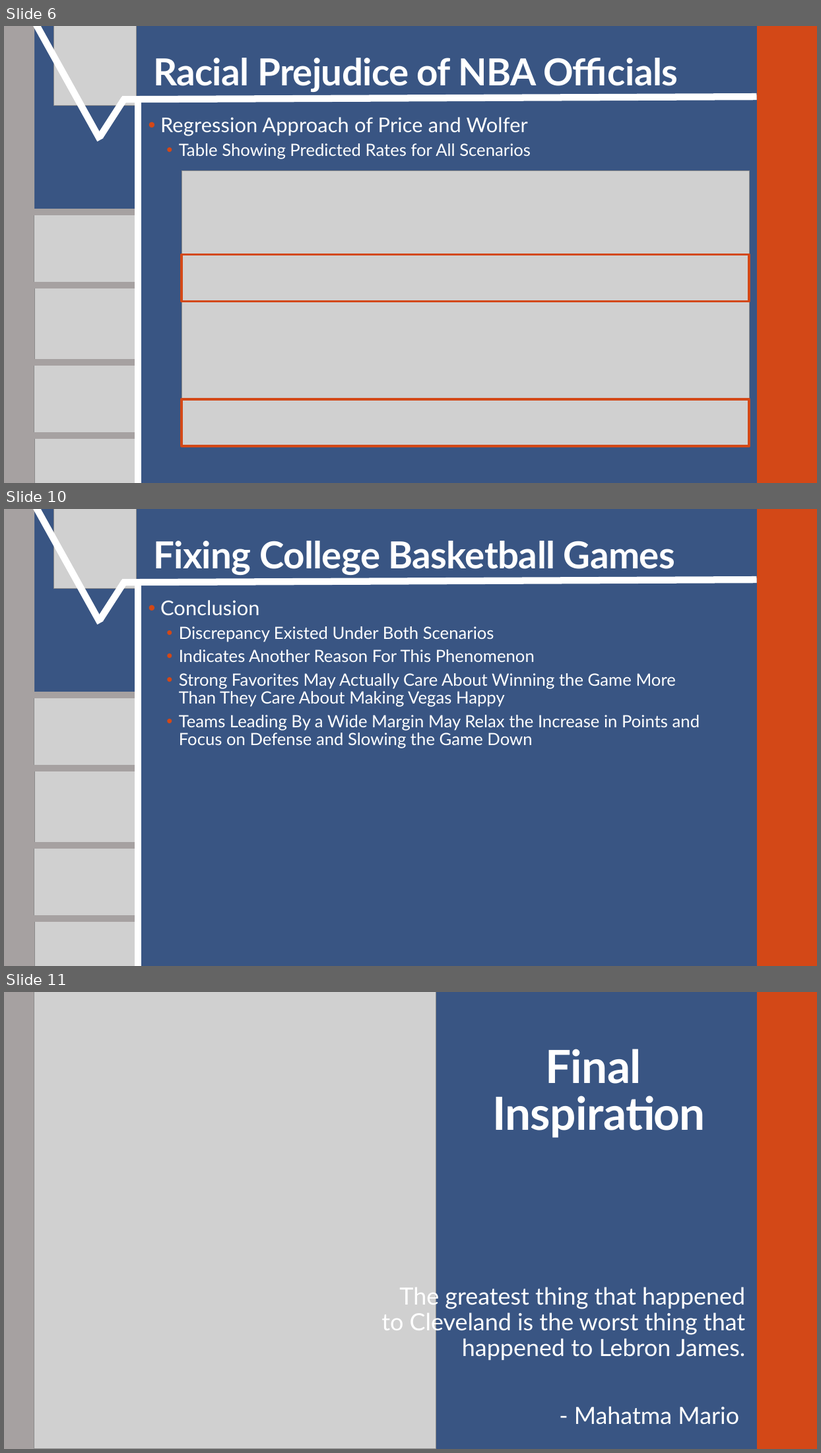
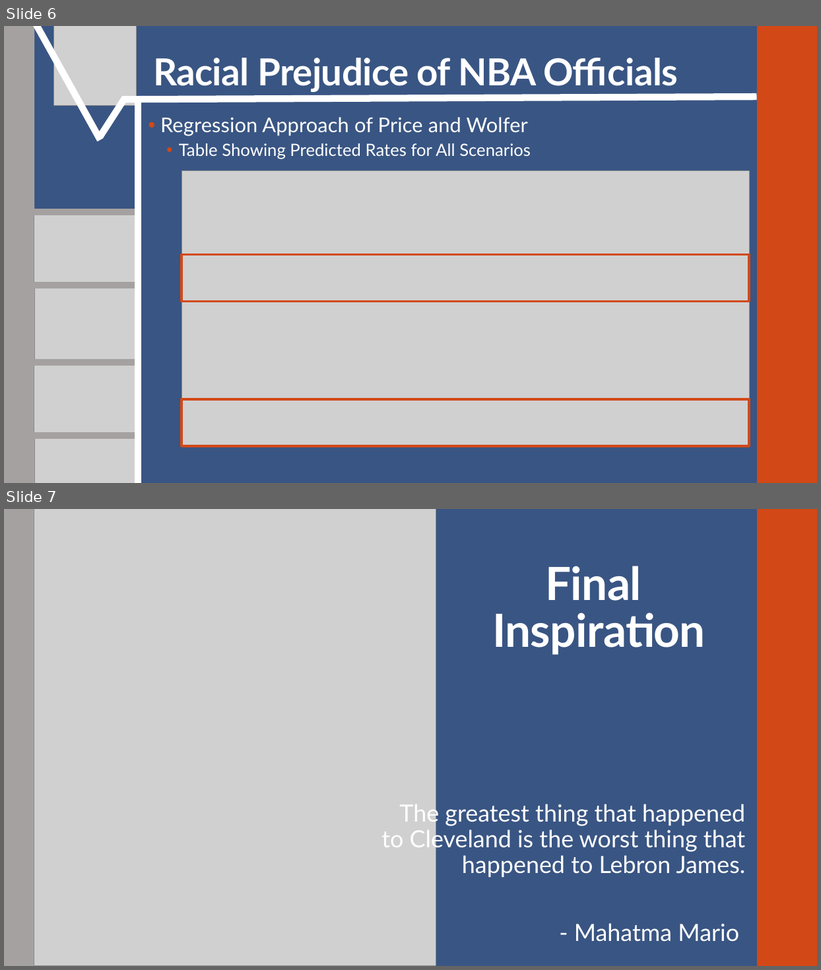
Before and after one commit to SuperMarioGiacomazzo/STOR538_WEBSITE, a slide deck: Slides/Basketball 5/Basketball_5_Lecture.pptx. Shown one above the other, each under a label of ours: slides 6, 10 and 11 before the commit, slides 6 and 7 after it; the slides between them are not shown. The pictures are 821x1453 and 821x970 pixels, drawn with LibreOffice and Linux fonts; fonts in the diff are those of the drawing; grey boxes stand for pictures. Boxes give left, top, right and bottom in pixels: in the first picture for what was removed or moved away, otherwise in the second. Text is boxed around its words. In the diff, an @@ line names an element or a change of style, - is before the commit and + after.

```diff
--- a/Slides/Basketball 5/Basketball_5_Lecture.pptx
+++ b/Slides/Basketball 5/Basketball_5_Lecture.pptx
@@ slide 10 removed at (4,509,817,966), background #395583; not listed: 2 template elements that a slide beside it also shows @@
@@ line removed from (33, 509) to (100, 623) @@
@@ picture removed at (54,509,136,588) @@
@@ title removed at (153,541,675,575) @@
-Fixing College Basketball Games
@@ line removed from (100, 619) to (125, 582) @@
@@ line removed from (122, 582) to (757, 580) @@
@@ line removed from (138, 966) to (138, 582) @@
@@ text removed at (160,600,700,749) @@
-• Conclusion
-  • Discrepancy Existed Under Both Scenarios
-  • Indicates Another Reason For This Phenomenon
-  • Strong Favorites May Actually Care About Winning the Game More Than They Care About Making Vegas Happy
-  • Teams Leading By a Wide Margin May Relax the Increase in Points and Focus on Defense and Slowing the Game Down
@@ line removed from (29, 695) to (135, 695) @@
@@ picture removed at (34,697,141,771) @@
@@ line removed from (28, 768) to (135, 768) @@
@@ picture removed at (34,771,141,846) @@
@@ line removed from (29, 846) to (135, 846) @@
@@ line removed from (29, 846) to (135, 846) @@
@@ picture removed at (34,848,141,922) @@
@@ line removed from (28, 919) to (135, 919) @@
@@ picture removed at (34,922,141,966) @@
@@ what was slide 11 is now slide 7 @@
```
Also in this commit, not shown: 3 other slides removed, 3 other files.
